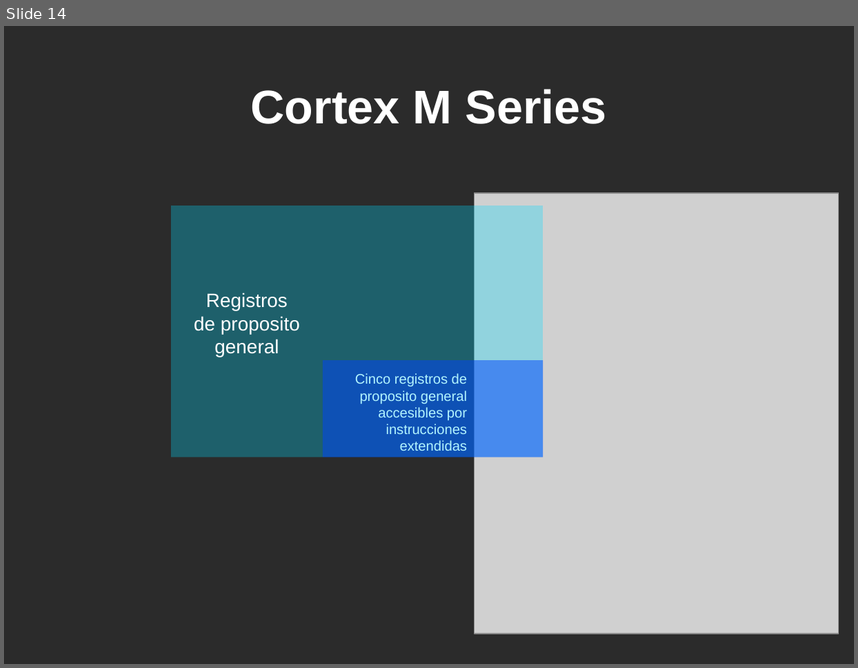
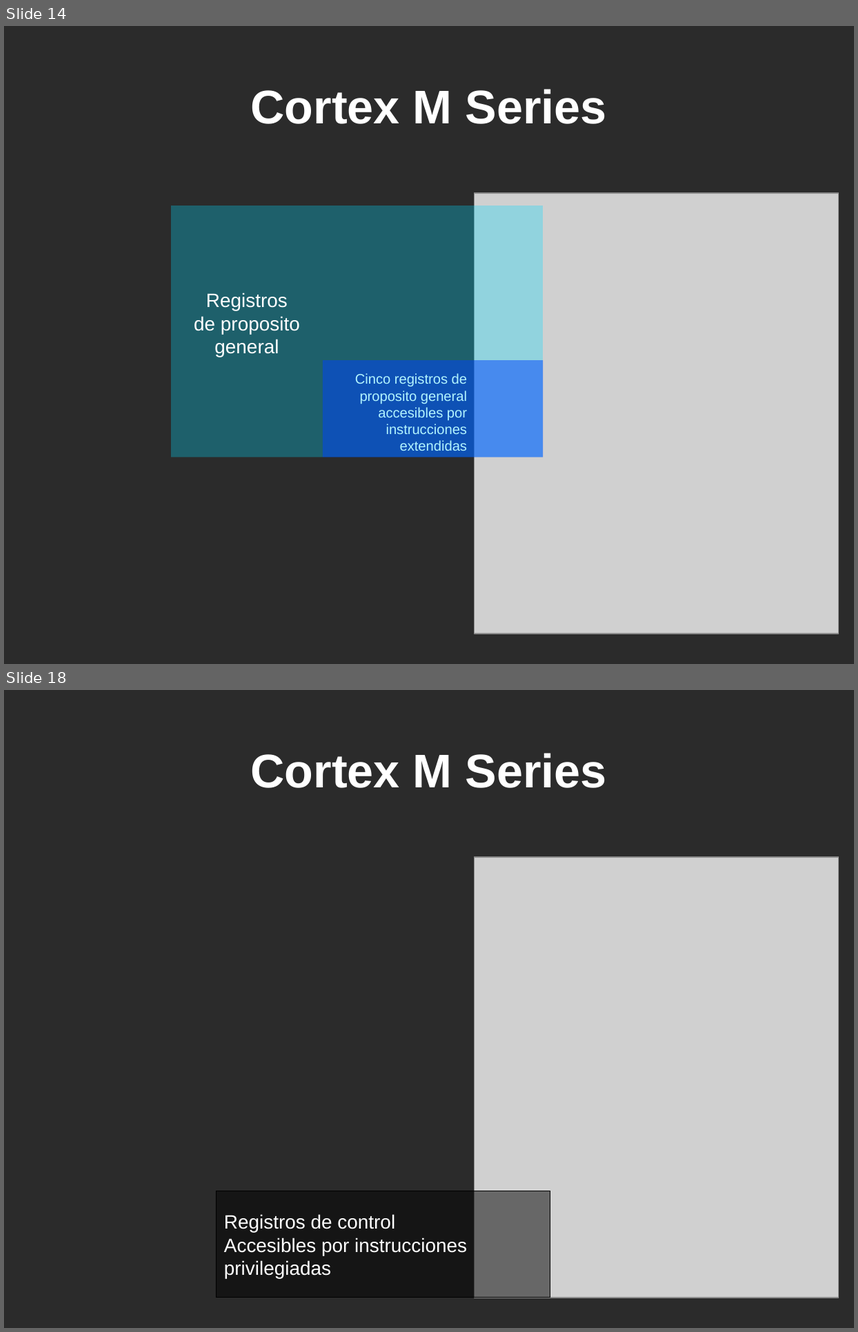
Before and after one commit to martinribelotta/curso_cm3_2011_docs, a slide deck: Curso Cortex M3 UTN.odp. Shown one above the other, each under a label of ours: slide 14 before the commit, slides 14 and 18 after it; the slides between them are not shown. The pictures are 858x668 and 858x1332 pixels, drawn with LibreOffice and Linux fonts; fonts in the diff are those of the drawing; grey boxes stand for pictures; background and template pictures are left out; a plain dark background stands for a picture behind light text. Boxes give left, top, right and bottom in pixels: in the first picture for what was removed or moved away, otherwise in the second. Text is boxed around its words. In the diff, an @@ line names an element or a change of style, - is before the commit and + after.

```diff
--- a/Curso Cortex M3 UTN.odp
+++ b/Curso Cortex M3 UTN.odp
@@ slide 18 added at [4, 690, 854, 1328], background picture (left out) @@
@@ title added at [251, 753, 607, 788], 44 pt, text #FFFFFF, bold @@
+Cortex M Series
@@ picture added at [475, 858, 839, 1298] @@
@@ rectangle added at [217, 1192, 551, 1298], fill #000000 at 50% opacity, outline #000000 0 pt, 18 pt, text #FFFFFF @@
+Registros de control
+Accesibles por instrucciones
+privilegiadas
```
Also in this commit, not shown: 4 slides changed, 19 other slides added, 1 slide removed.
